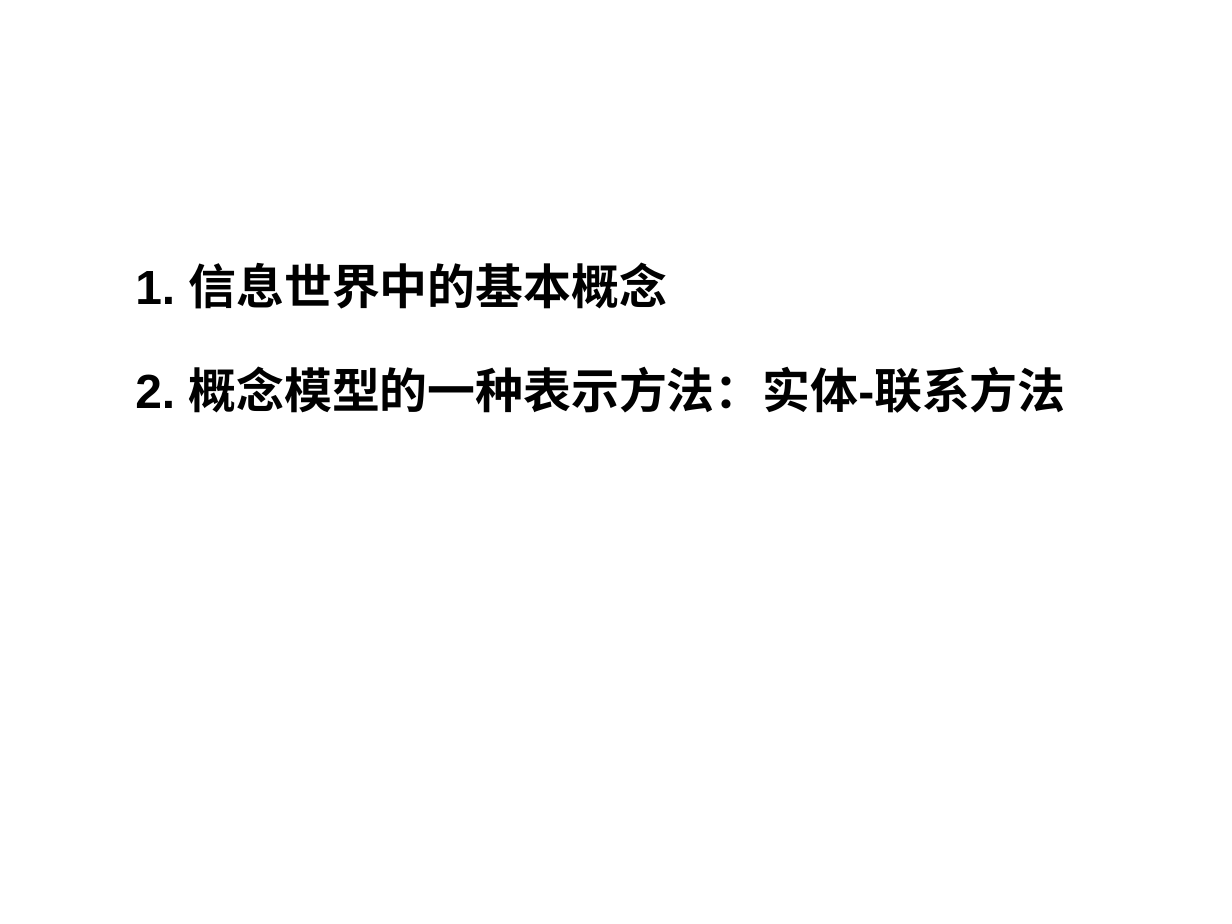
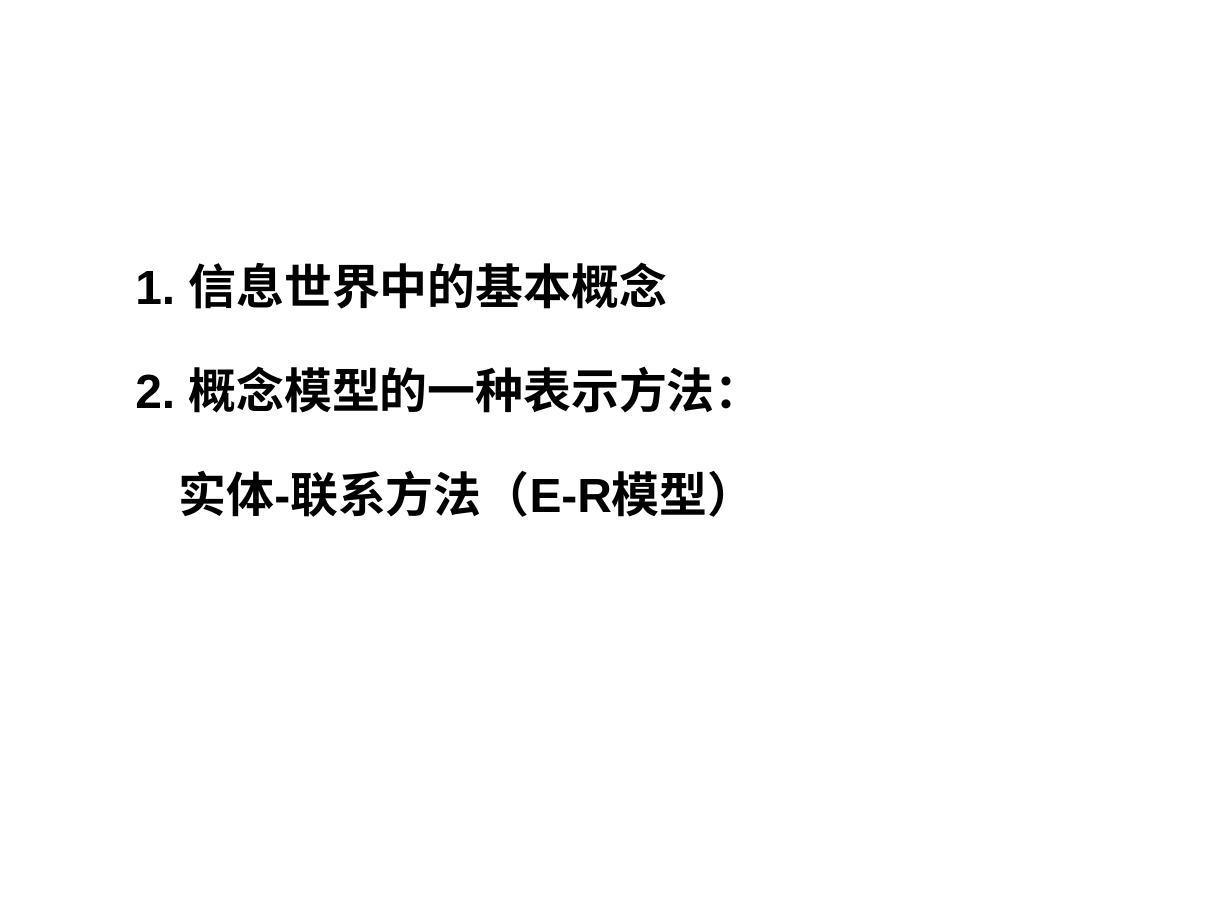
Before and after one commit to HBU/DataBase, a slide deck: slide 43 of PPT/DB第01章.ppt. Drawn at 1232x924 pixels with LibreOffice and Linux fonts; fonts in the diff are those of the drawing; background and template pictures are left out. Boxes give left, top, right and bottom in pixels: in the first picture for what was removed or moved away, otherwise in the second. Text is boxed around its words. In the diff, an @@ line names an element or a change of style, - is before the commit and + after.

```diff
--- a/PPT/DB第01章.ppt
+++ b/PPT/DB第01章.ppt
@@ text at box(135, 366, 762, 517): text changed @@
-2. 概念模型的一种表示方法：实体-联系方法
+2. 概念模型的一种表示方法：
+实体-联系方法（E-R模型）
```
Also in this commit, not shown: 13 other slides changed.
